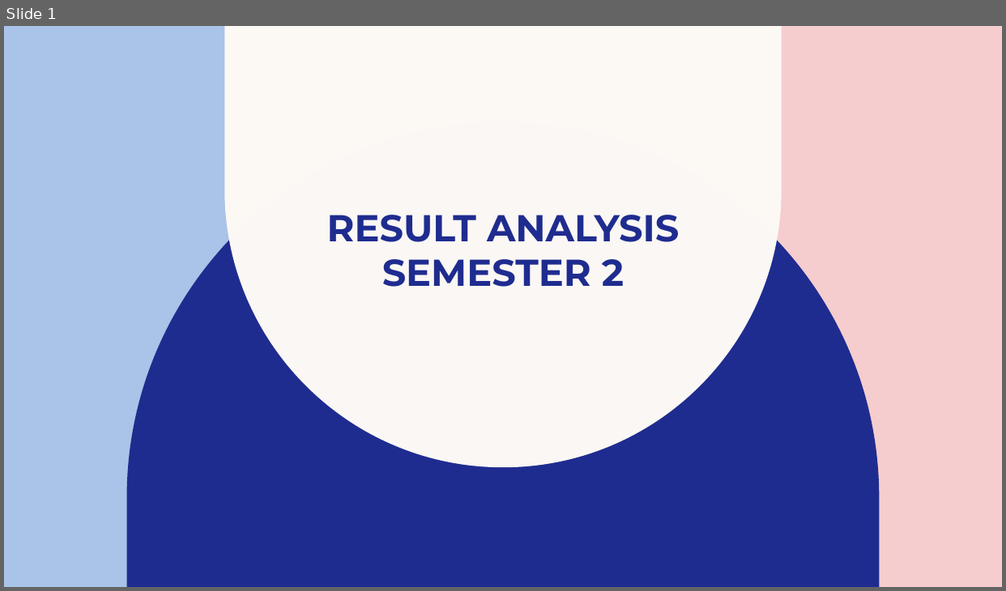
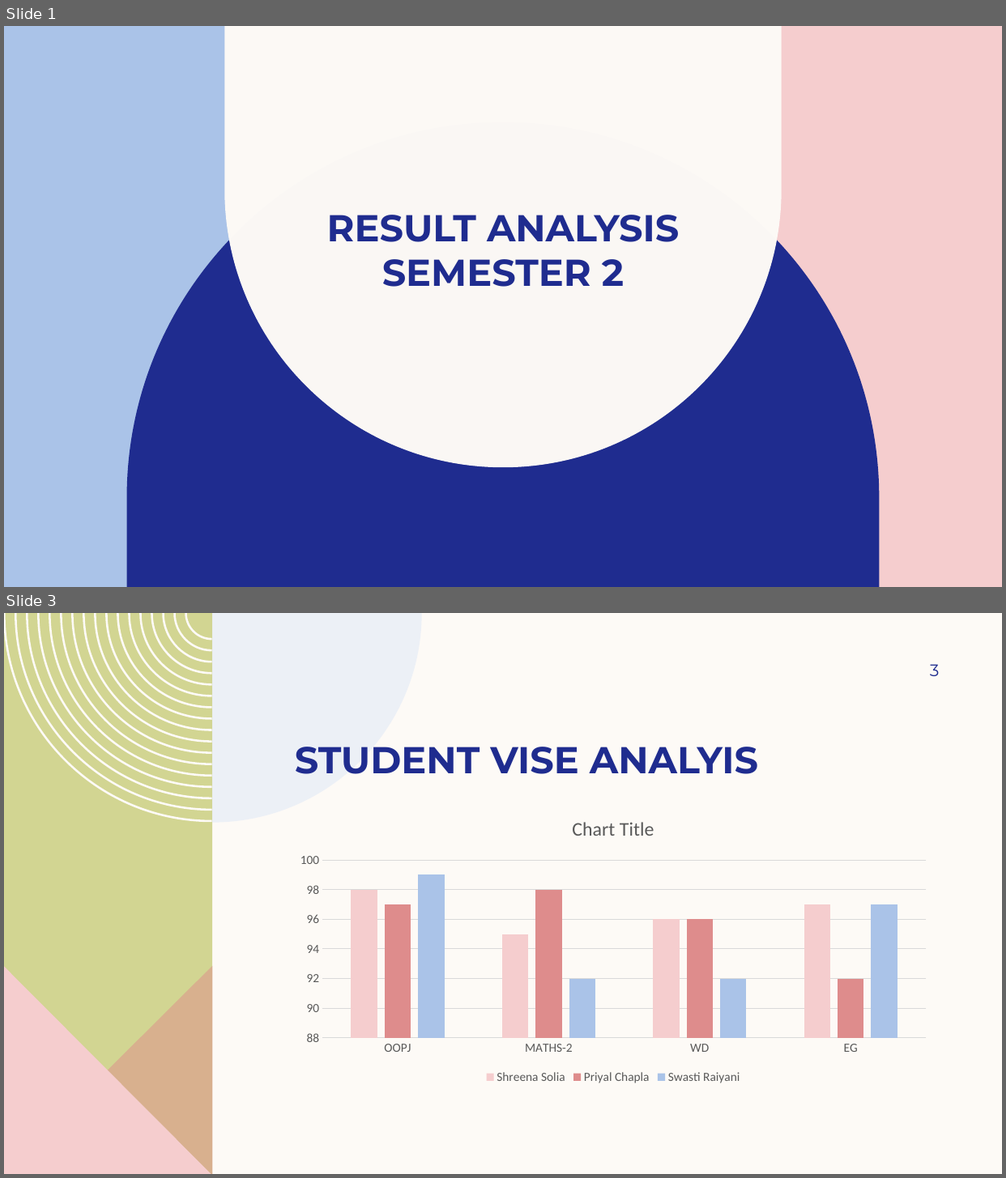
Before and after one commit to codedbyshreena/Office-automation-tools, a slide deck: PPT_Analysis_370.pptx. Shown one above the other, each under a label of ours: slide 1 before the commit, slides 1 and 3 after it; the slides between them are not shown. The pictures are 1006x591 and 1006x1178 pixels, drawn with LibreOffice and Linux fonts; fonts in the diff are those of the drawing. Boxes give left, top, right and bottom in pixels: in the first picture for what was removed or moved away, otherwise in the second. Text is boxed around its words. In the diff, an @@ line names an element or a change of style, - is before the commit and + after.

Commit message:
ppt updated

```diff
--- a/PPT_Analysis_370.pptx
+++ b/PPT_Analysis_370.pptx
@@ slide 3 added at (x1=4, y1=613, x2=1002, y2=1174), background #FDFAF6 @@
@@ freeform shape added at (x1=4, y1=613, x2=212, y2=1174), fill #D2D592 @@
@@ freeform shape added at (x1=4, y1=613, x2=212, y2=822), fill #FDFAF6 @@
@@ freeform shape added at (x1=212, y1=613, x2=422, y2=823), fill #DDE7F6 at 50% opacity @@
@@ page number added at (x1=930, y1=664, x2=940, y2=676), 16 pt, text #1F2C8F @@
+3
@@ title added at (x1=295, y1=747, x2=758, y2=774), 36 pt, text #1F2C8F, bold @@
+STUDENT VISE ANALYIS
@@ column chart added at (x1=287, y1=802, x2=939, y2=1088) @@
+categories: OOPJ, MATHS-2, WD, EG
+Shreena Solia: 98, 95, 96, 97
+Priyal Chapla: 97, 98, 96, 92
+Swasti Raiyani: 99, 92, 92, 97
@@ freeform shape added at (x1=4, y1=966, x2=212, y2=1174), fill #DE8C8C at 50% opacity @@
@@ freeform shape added at (x1=4, y1=965, x2=212, y2=1174), fill #F5CDCE @@
```
Also in this commit, not shown: 4 other slides added, 1 slide removed.
